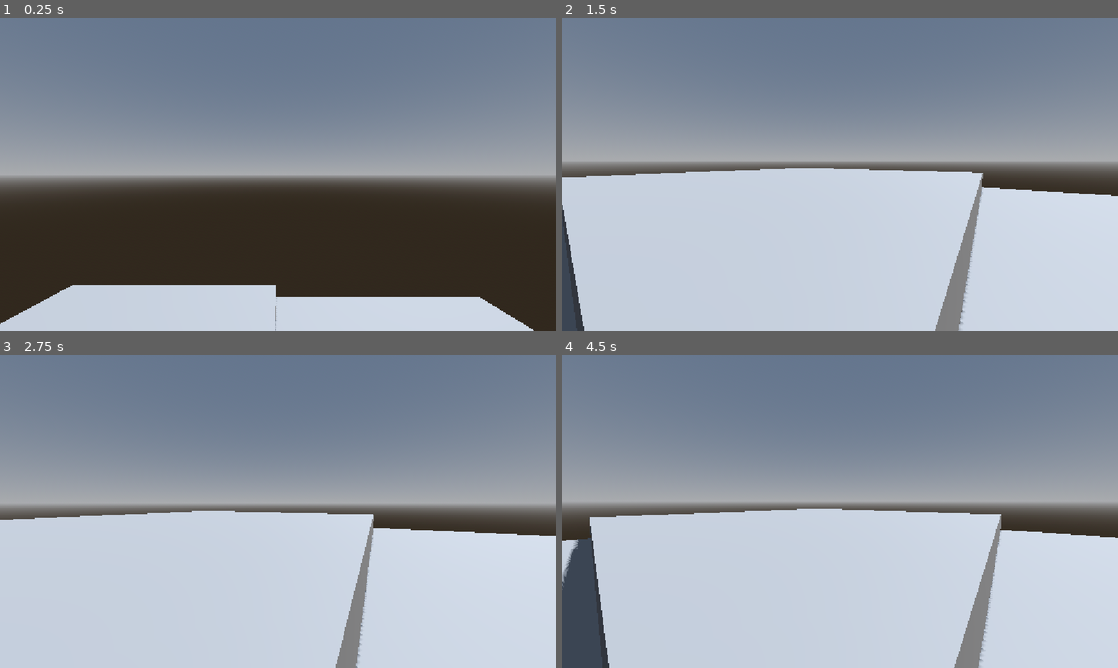
Above: before the commit, frames 1-4 (two rows, left to right).
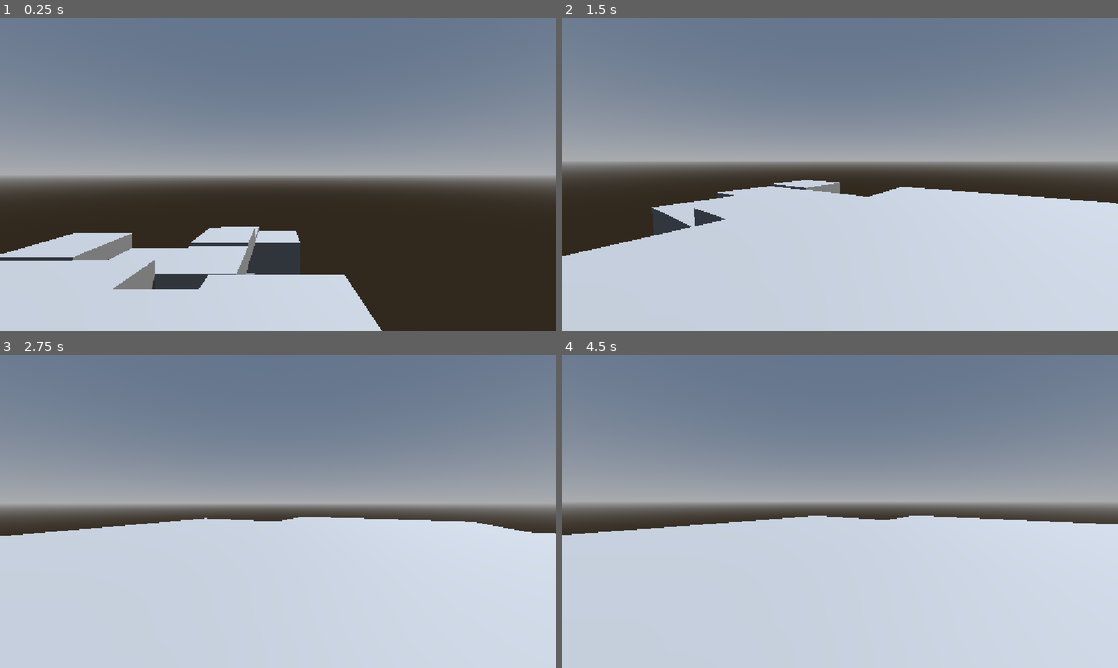
Above: after the commit, the same moments.

Repository: MarioSuper999/Godot_Dih_Mah_Tih
Game: Godot game, scene res://scenes/game.tscn
The game is run twice, just before and just after one commit, with the same random seed, the same clock (stepped at 60 frames per second) and the same inputs.
Inputs (mouse positions are in pixels of both pictures, inside the frame that each line leads up to):
- Up to frame 1 (0.25 s): no input
- Up to frame 2 (1.5 s): tap Enter (ui_accept) at 0.5, 0.77 s; move the mouse to (962, 158) at 0.52 s; hold Right (ui_right) 0.53-1.28 s; click (962, 158) at 0.67 s; move the mouse to (812, 174) at 1.27 s; hold Up (ui_up) from 1.28 s (still down)
- Up to frame 3 (2.75 s): keep holding Up (ui_up); tap Enter (ui_accept) at 1.52, 2 s; move the mouse to (289, 505) at 2.02 s
- Up to frame 4 (4.5 s): keep holding Up (ui_up); tap Enter (ui_accept) at 2.75, 3.02, 3.5, 3.77, 4.25 s; move the mouse to (834, 517) at 2.77 s; click (834, 517) at 2.92 s; move the mouse to (878, 514) at 3.52 s; move the mouse to (795, 508) at 4.27 s

The runs differ from the first frame. In frame 1, 13% of the frame differs, in the area x 0-96%, y 66-100%; in frame 2, 11%; in frame 3, 3.8%; in frame 4, 6.9%.

Commit message:
Update procedural-generation.gd
grid system

Diff:
--- a/scripts/procedural-generation.gd
+++ b/scripts/procedural-generation.gd
@@ -1,20 +1,40 @@
 extends Node
 const BOUNDARY_X := 1
-const BOUNDARY_Y := 3
+const BOUNDARY_Y := 1
 const BOUNDARY_Z := 1
 @onready var box = preload("res://prefabs/rooms/box.tscn")
 
 func _ready() -> void:
 	var pos = Vector3(10, 0, 10)
-	for i in range(randf_range(50,75)): #
-		pos +=Vector3(20 *randi_range(-BOUNDARY_X,BOUNDARY_X),randf_range(-BOUNDARY_Y,BOUNDARY_Y-1), 20 *randi_range(-BOUNDARY_Z,BOUNDARY_Z))
+	var pos_new = Vector3(0,0,0)
+	var pos_old = Vector3(10,0,10)
+	var attempts = 0
+	for i in range(randf_range(50,75)):
+		if randi()%2 == 0:
+			while pos_new.x == pos_old.x and pos_new.z == pos_old.z:
+				pos_new = pos + Vector3(20 *(randi_range(0,1)*2-1),randf_range(-5,1),0)
+		else:
+			while pos_new.x == pos_old.x and pos_new.z == pos_old.z:
+				pos_new = pos + Vector3(0,randf_range(-5,1),20 *(randi_range(0,1)*2-1))
 		var new_box = box.instantiate()
 		add_child.call_deferred(new_box)
 
 		var collision_node = new_box.get_node("CollisionShape3D")
 		collision_node.shape = collision_node.shape.duplicate()
 		collision_node.shape.size = Vector3(20.0,7.5,20.0)
-		new_box.position += pos
+		new_box.position += pos_new
+		pos_old = pos
+		pos = pos_new
+
 
 func _process(delta: float) -> void:
 	pass
+#for i in range(randf_range(50,75)):
+		#while pos_new.x == pos_old.x or pos_new.z == pos_old.z:
+			#while not((pos_new.x == pos.x and pos_new.z != pos.z) or (pos_new.x != pos.x and pos_new.z == pos.z)):
+				#pos_new = pos + Vector3(20 *(randi_range(0,1)*2-1),randf_range(-5,1), 20 *(randi_range(0,1)*2-1))
+				#attempts += 1
+				#if attempts > 5:
+					#print(i)
+					#attempts = 0
+					#break
